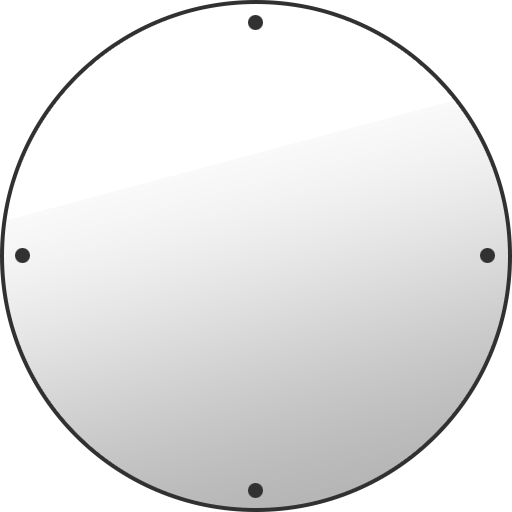
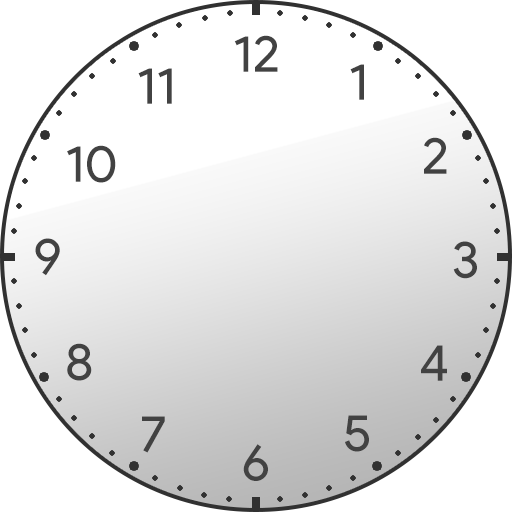
Layered file, before and after one edit (512×512). Changes by layer:
renamed "Layer 5" to "Layer 11", hid it, painted on it over 4, 4, 508, 508
removed layer "Layer 4" over 248, 483, 263, 498
removed layer "Layer 3" over 248, 15, 263, 30
added group "Numbers" with 12 layers above "Stripes" over 35, 35, 477, 481
added layer "1" (1st of 2, in "Numbers") in group "Numbers" over 350, 64, 364, 100
added layer "2" (1st of 2, in "Numbers") in group "Numbers" over 424, 137, 447, 174
added layer "3" in group "Numbers" over 453, 241, 477, 279
added layer "4" (1st of 2, in "Numbers") in group "Numbers" over 421, 345, 447, 381
added layer "5" (1st of 2, in "Numbers") in group "Numbers" over 345, 415, 369, 452
added layer "6" in group "Numbers" over 243, 444, 268, 481
added layer "7" (1st of 2, in "Numbers") in group "Numbers" over 142, 416, 165, 453
added layer "8" (1st of 2, in "Numbers") in group "Numbers" over 67, 343, 92, 381
added layer "9" in group "Numbers" over 35, 238, 60, 276
added layer "10" (1st of 2, in "Numbers") in group "Numbers" over 67, 145, 116, 183
added layer "11" (1st of 2, in "Numbers") in group "Numbers" over 138, 68, 172, 104
added layer "12" in group "Numbers" over 234, 35, 278, 72
added group "Stripes" with 4 layers above "Dots" over 4, 4, 508, 508
added group "Dots" with 56 layers above "Ellipse 1" over 11, 10, 500, 502
added layer "8" (2nd of 2, in "Dots") in group "Dots" over 39, 372, 49, 382
added layer "7" (2nd of 2, in "Dots") in group "Dots" over 129, 461, 139, 471
added layer "5" (2nd of 2, in "Dots") in group "Dots" over 372, 461, 382, 471
added layer "4" (2nd of 2, in "Dots") in group "Dots" over 461, 372, 471, 382
added layer "2" (2nd of 2, in "Dots") in group "Dots" over 462, 130, 472, 140
renamed "Layer 6" to "10", moved it into group "Dots", painted on it over 15, 130, 50, 263
…and 54 more changes (54 added)
